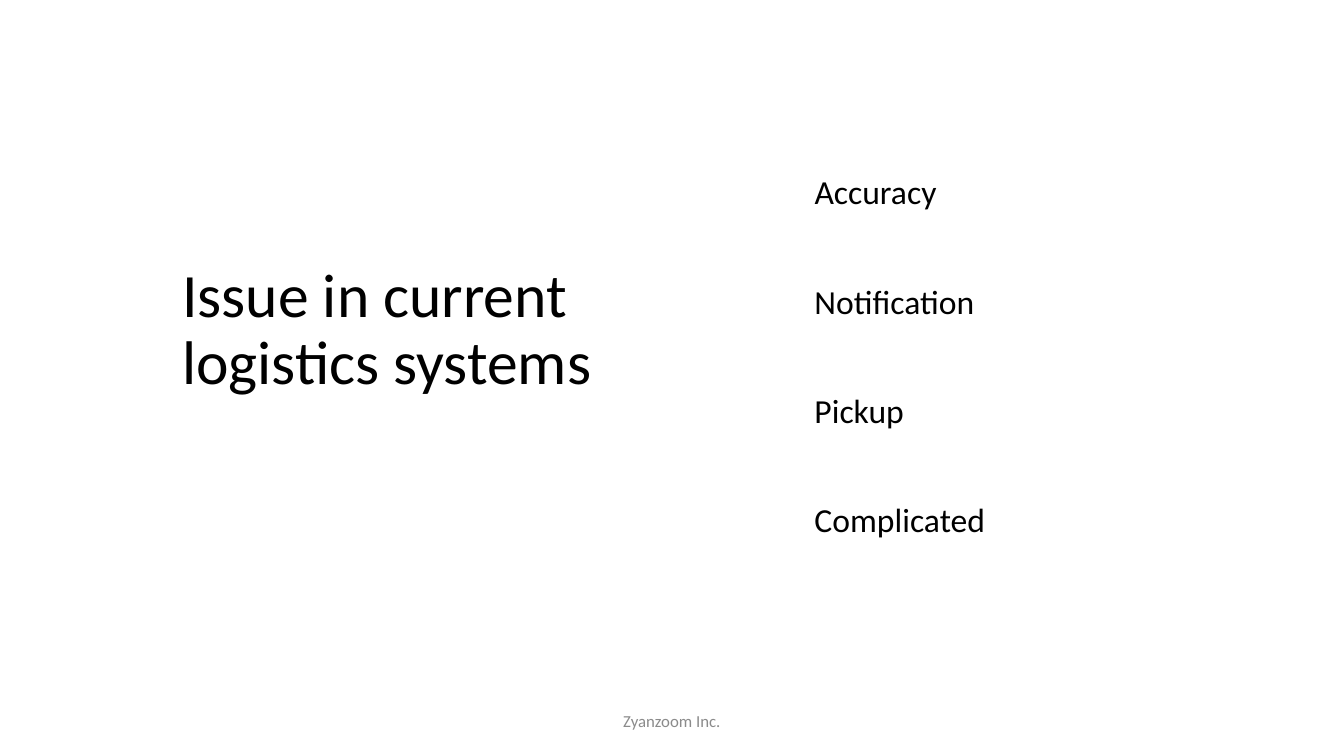
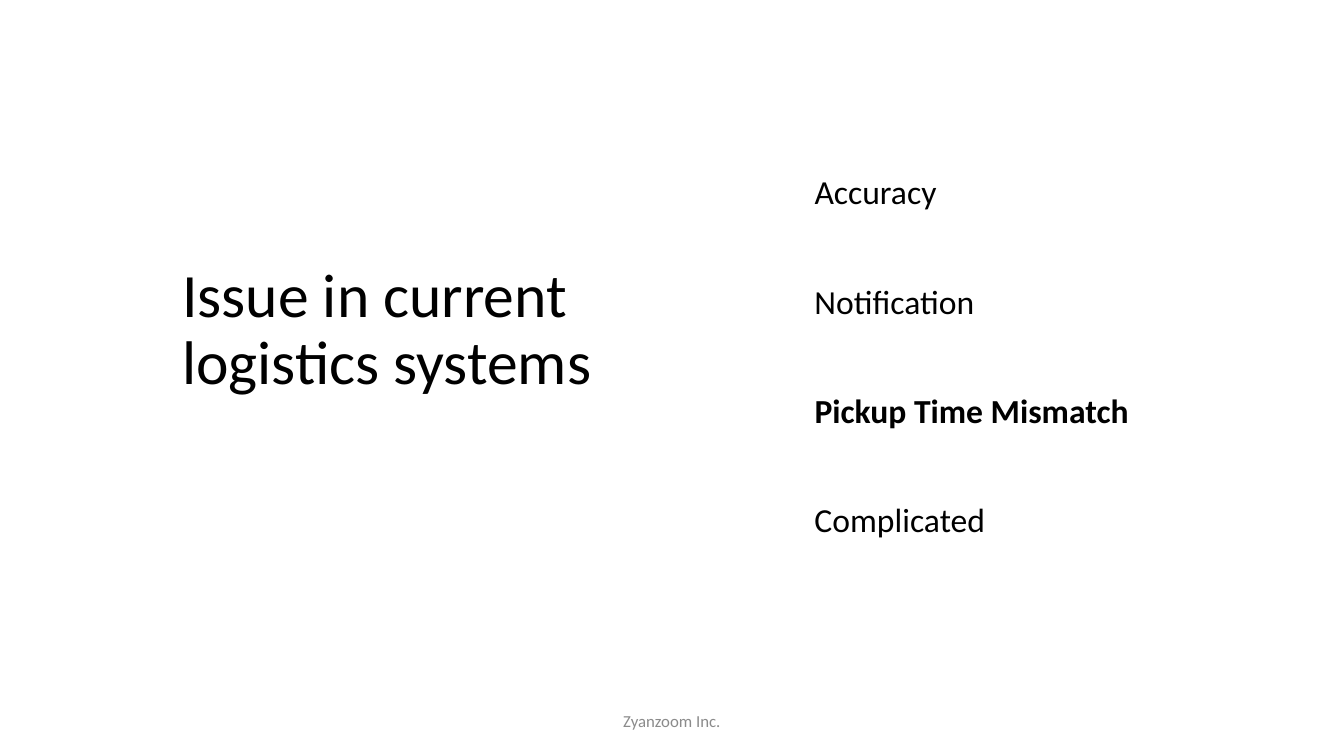
Before and after one commit to twigzxd/ZXXXZ, a slide deck: slide 3 of SmartLocker.pptx. Drawn at 1344x756 pixels with LibreOffice and Linux fonts; fonts in the diff are those of the drawing. Boxes give left, top, right and bottom in pixels: in the first picture for what was removed or moved away, otherwise in the second. Text is boxed around its words. In the diff, an @@ line names an element or a change of style, - is before the commit and + after.

```diff
--- a/SmartLocker.pptx
+++ b/SmartLocker.pptx
@@ text at bbox=[815, 399, 1129, 429]: text changed; bold on @@
-Pickup
+Pickup Time Mismatch
```
Also in this commit, not shown: 3 other slides changed, 1 slide removed, 3 other files.
